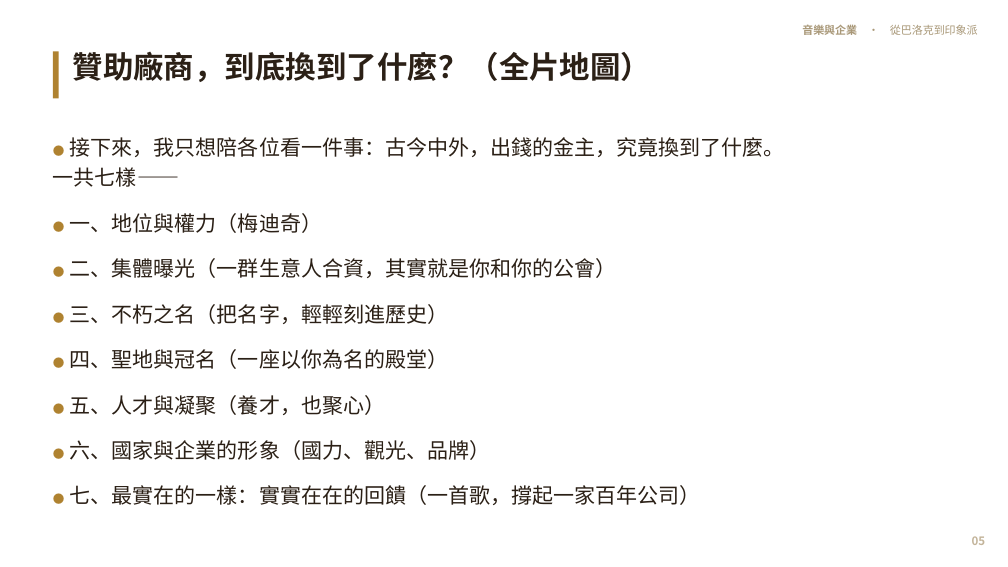
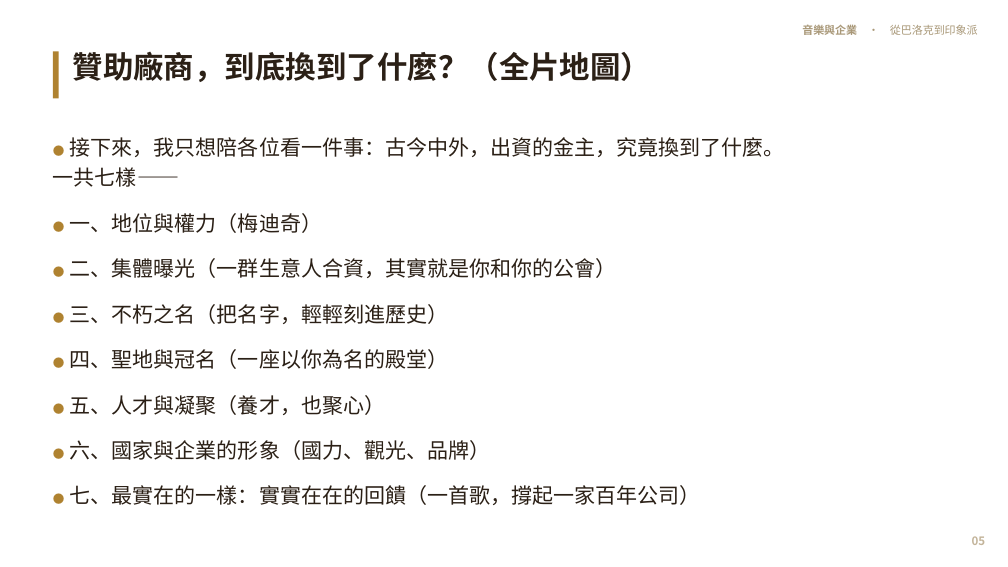
Before and after one commit to kblab2024/music-business-lecture, a slide deck: slide 5 of docs/downloads/音樂與企業-投影片.pptx. Drawn at 1008x567 pixels with LibreOffice and Linux fonts; fonts in the diff are those of the drawing. Boxes give left, top, right and bottom in pixels: in the first picture for what was removed or moved away, otherwise in the second. Text is boxed around its words. In the diff, an @@ line names an element or a change of style, - is before the commit and + after.

```diff
--- a/docs/downloads/音樂與企業-投影片.pptx
+++ b/docs/downloads/音樂與企業-投影片.pptx
@@ text at [53,137,785,187]: text changed @@
-● 接下來，我只想陪各位看一件事：古今中外，出錢的金主，究竟換到了什麼。一共七樣——
+● 接下來，我只想陪各位看一件事：古今中外，出資的金主，究竟換到了什麼。一共七樣——
```
Also in this commit, not shown: 28 other slides changed, 7 other files.
